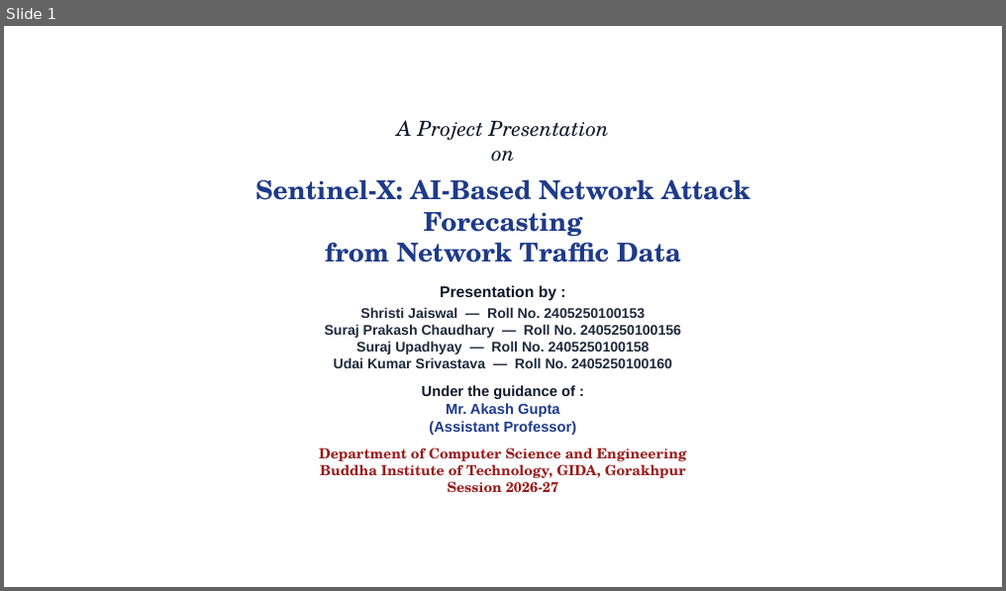
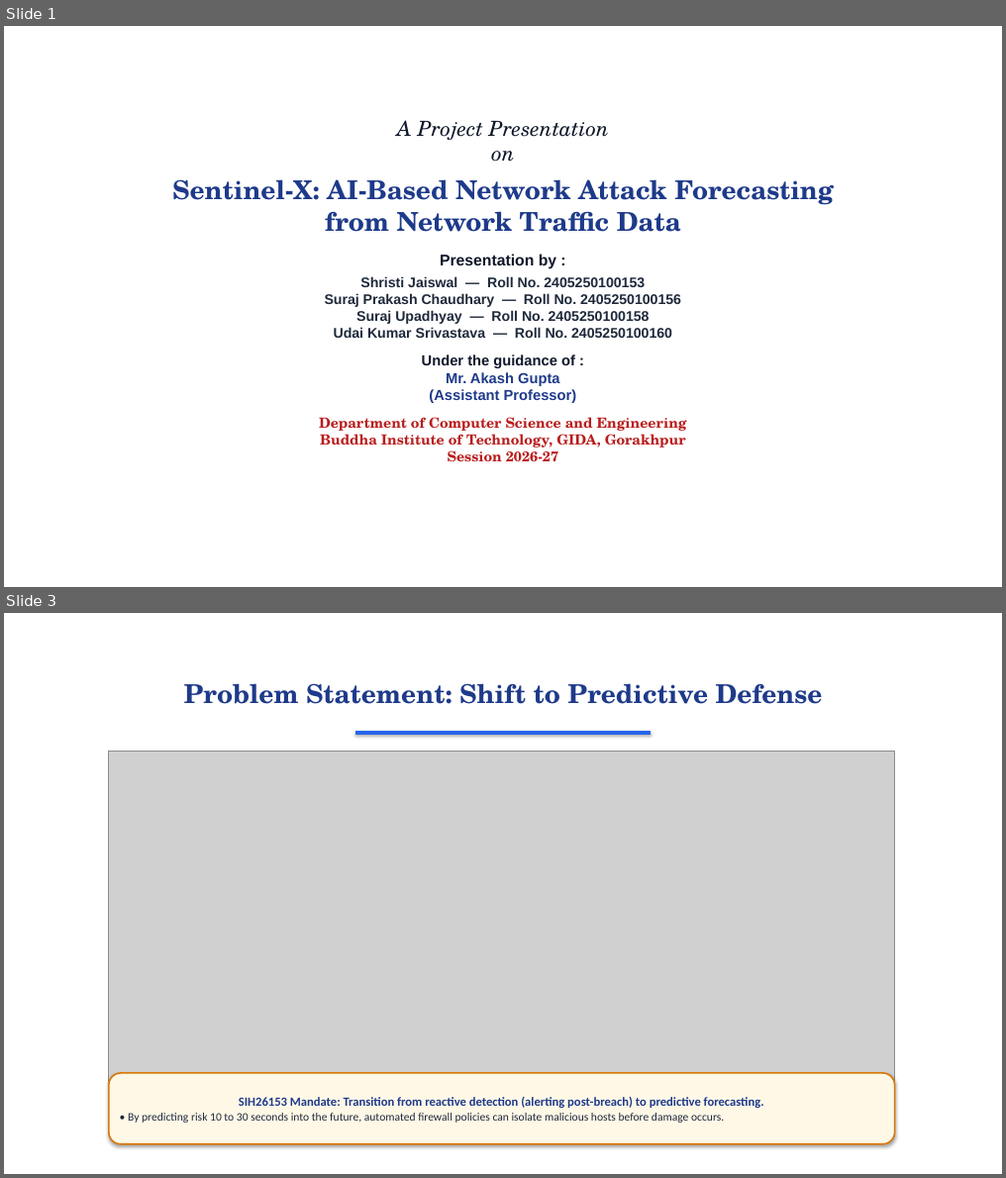
Before and after one commit to surajbuilds53/sentinel-x, a slide deck: Sentinel-X_Presentation.pptx. Shown one above the other, each under a label of ours: slide 1 before the commit, slides 1 and 3 after it; the slides between them are not shown. The pictures are 1006x591 and 1006x1178 pixels, drawn with LibreOffice and Linux fonts; fonts in the diff are those of the drawing; grey boxes stand for pictures; background and template pictures are left out. Boxes give left, top, right and bottom in pixels: in the first picture for what was removed or moved away, otherwise in the second. Text is boxed around its words. In the diff, an @@ line names an element or a change of style, - is before the commit and + after.

```diff
--- a/Sentinel-X_Presentation.pptx
+++ b/Sentinel-X_Presentation.pptx
@@ slide 3 added at <box>4,613,1002,1174</box>, background picture (left out) @@
@@ text added at <box>184,683,823,704</box>, 25 pt, text #1E3A8A, bold @@
+Problem Statement: Shift to Predictive Defense
@@ rectangle added at <box>355,731,650,735</box>, fill #2563EB, outline #2563EB 0.75 pt @@
@@ picture added at <box>109,752,895,1081</box> @@
@@ rounded rectangle added at <box>109,1073,895,1145</box>, fill #FFF8E7, outline #D97706 1.5 pt, 11 pt, text #1E293B @@
+SIH26153 Mandate: Transition from reactive detection (alerting post-breach) to predictive forecasting.
+• By predicting risk 10 to 30 seconds into the future, automated firewall policies can isolate malicious hosts before damage occurs.
@@ slide 1 changed as well @@
@@ text "A Project Presentation on": place and size @@
-text "A Project Presentation on" at <box>255,120,750,492</box>
+text "A Project Presentation on" at <box>172,120,834,462</box>
@@ text at <box>319,417,687,462</box>: text colour #991B1B to #B91C1C in "Department of Computer Science and Engineering Buddha ..." @@
```
Also in this commit, not shown: 1 other slide changed, 11 other slides added, 16 slides removed, 11 other files.
